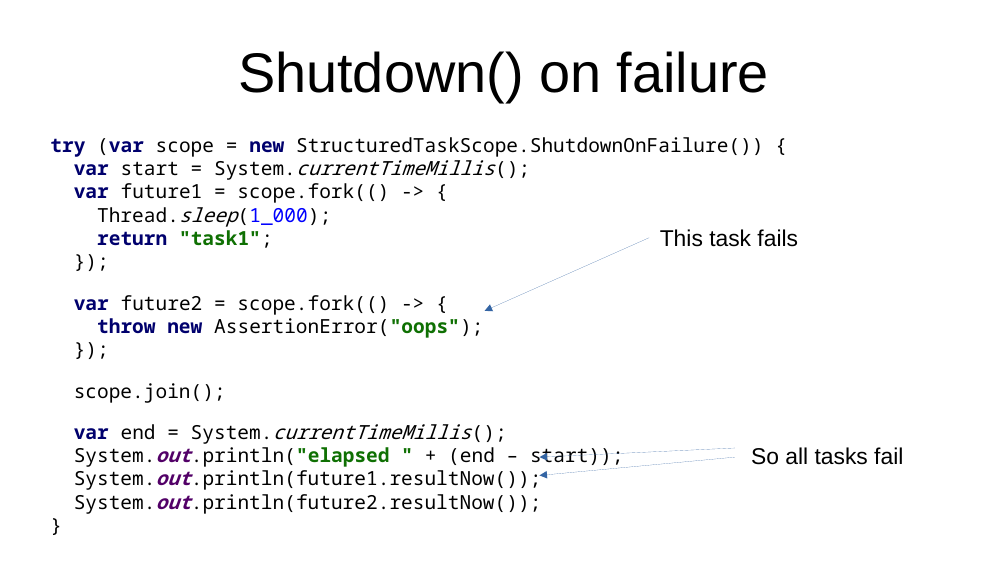
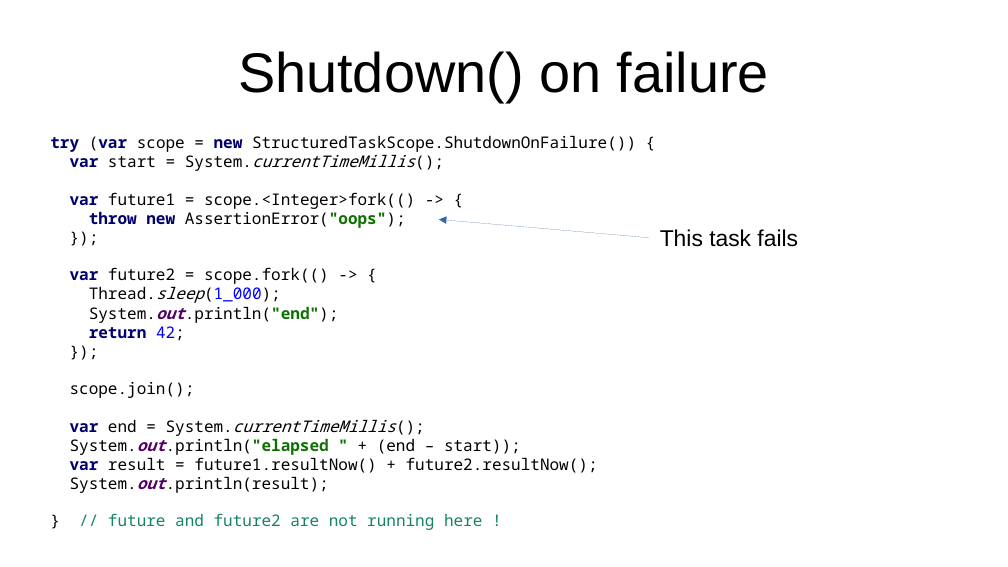
Before and after one commit to forax/loom-fiber, a slide deck: slide 50 of loom is looming.odp (slide 48 before the commit). Drawn at 1008x567 pixels with LibreOffice and Linux fonts; fonts in the diff are those of the drawing. Boxes give left, top, right and bottom in pixels: in the first picture for what was removed or moved away, otherwise in the second. Text is boxed around its words. In the diff, an @@ line names an element or a change of style, - is before the commit and + after.

Commit message:
update structured concurrency slides and examples

```diff
--- a/loom is looming.odp
+++ b/loom is looming.odp
@@ text at (50,135,636,340): text changed; size 15.3 to 12.6 pt @@
-try (var scope = new StructuredTaskScope.ShutdownOnFailure()) {
-var start = System.currentTimeMillis();
-var future1 = scope.fork(() -> {
-Thread.sleep(1_000);
-return "task1";
-});
-var future2 = scope.fork(() -> {
-throw new AssertionError("oops");
-});
+try (var scope = new StructuredTaskScope.ShutdownOnFailure()) {
+var start = System.currentTimeMillis();
+var future1 = scope.<Integer>fork(() -> {
+throw new AssertionError("oops");
+});
+var future2 = scope.fork(() -> {
+Thread.sleep(1_000);
+System.out.println("end");
+return 42;
+});
@@ arrow moved from (649, 238) - (485, 311) to (649, 238) - (439, 220) @@
@@ text at (70,382,195,398): size 15.3 to 12.6 pt in "scope.join();" @@
@@ text at (70,419,598,530): text changed; size 15.3 to 12.6 pt @@
-var end = System.currentTimeMillis();
-System.out.println("elapsed " + (end – start));
-System.out.println(future1.resultNow());
-System.out.println(future2.resultNow());
-}
+var end = System.currentTimeMillis();
+System.out.println("elapsed " + (end – start));
+var result = future1.resultNow() + future2.resultNow();
+System.out.println(result);
+} // future and future2 are not running here !
@@ arrow removed from (735, 448) to (540, 457) @@
@@ text removed at (751,447,903,465) @@
-So all tasks fail
@@ arrow removed from (735, 457) to (540, 476) @@
```
Also in this commit, not shown: 5 other slides changed, 2 slides added, 5 other files.
